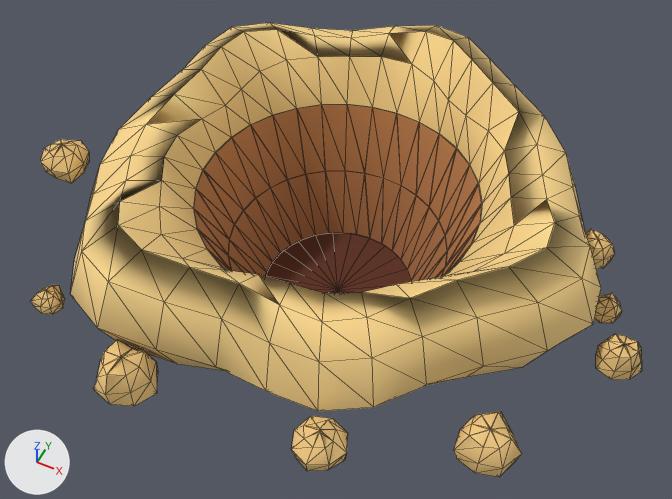
Before and after pictures for a commit that changed the glTF model models/cen_tarhut_buraco_0.glb.
Rendered twice from a 50 mm lens placed at (1.27, -2.56, 2.97), pointed at (0.05, -0.11, -0.09). The axes (+X, +Y, +Z) are drawn at lower left. The lights are the same throughout. The first picture is the older version. Mesh edges are drawn as thin lines. Vertices at exactly the same position are counted once.

Names of what the first picture shows: 'buraco'.
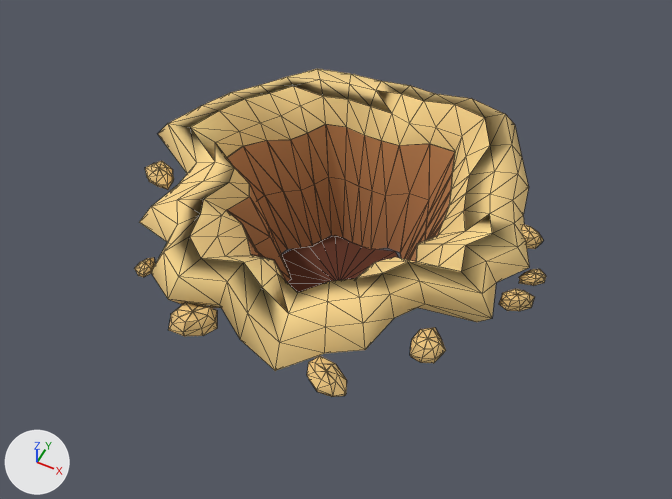
Changed parts and their boxes [x1, y1, x2, y2] in the pictures (672 x 499 px; the box of a moved part takes in the faces that stretch with it):
'buraco', reshaped (33% narrower, 28% shorter)
    before: [31, 23, 642, 477]
    after: [134, 69, 546, 397]
part 1 of me_buraco, moved or reshaped
    before: [31, 285, 65, 314]
    after: [134, 258, 155, 277]
part 2 of me_buraco, moved or reshaped
    before: [586, 229, 615, 269]
    after: [522, 224, 543, 249]
part 3 of me_buraco, moved or reshaped
    before: [292, 416, 348, 471]
    after: [307, 356, 347, 397]
part 4 of me_buraco, moved or reshaped
    before: [596, 334, 642, 380]
    after: [499, 289, 535, 311]
part 5 of me_buraco, moved or reshaped
    before: [94, 339, 158, 406]
    after: [168, 302, 217, 336]
part 6 of me_buraco, moved or reshaped
    before: [40, 23, 621, 477]
    after: [139, 69, 546, 371]

Diff of the bpy script that builds the scene:
```diff
--- a/models/cen_tarhut_buraco_0.glb.py
+++ b/models/cen_tarhut_buraco_0.glb.py
@@ me_buraco @@
 # used by ob_buraco; location = (0.0, 0.0, 0.0)
-me_buraco.from_pydata(...)  # 697 vertices, 1176 faces; spans x -1.37..1.41, y -1.26..1.16, z -0.52..0.46
+me_buraco.from_pydata(...)  # 697 vertices, 1176 faces; spans x -0.97..0.94, y -0.87..0.87, z -0.52..0.21
+# me_buraco part 1: the loose piece of 41 vertices spanning x -0.87..-0.75, y -1.03..-0.9, z 0.01..0.1 is scaled about its middle by (0.575, 0.813, 0.45), then moved by (0.24, 0.33, -0.03)
+# me_buraco part 2: the loose piece of 41 vertices spanning x 0.99..1.16, y 0.18..0.34, z 0.01..0.11 is scaled about its middle by (0.787, 0.717, 0.45), then moved by (-0.28, -0.03, -0.03)
+# me_buraco part 3: the loose piece of 41 vertices spanning x 0.36..0.57, y -1.18..-0.97, z 0.0..0.15 is multiplied about its middle by the matrix ((0.915, 0.061, -0.01), (-0.302, 0.645, 0.009), (0.0, 0.0, 0.45)), then moved by (-0.11, 0.27, -0.04)
+# me_buraco part 4: the loose piece of 41 vertices spanning x 1.23..1.41, y -0.32..-0.14, z 0.01..0.13 is multiplied about its middle by the matrix ((0.699, 0.25, -0.011), (-0.004, 0.635, -0.002), (0.0, 0.0, 0.45)), then moved by (-0.45, 0.11, -0.04)
+# me_buraco part 5: the loose piece of 41 vertices spanning x -0.44..-0.2, y -1.26..-1.0, z 0.0..0.16 is multiplied about its middle by the matrix ((0.791, -0.024, 0.008), (0.201, 0.656, 0.011), (0.0, 0.0, 0.455)), then moved by (0.08, 0.35, -0.04)
+# me_buraco part 6: 492 of 697 vertices moved; they spanned x -1.37..1.26, y -1.09..1.16, z -0.52..0.46 and now span x -0.97..0.94, y -0.86..0.87, z -0.52..0.21; mean shift (-0.03, 0.08, -0.06); largest move (1.08, -0.89, 0.07) -> (0.69, -0.54, 0.03)
 me_buraco.materials.append(mat_toon)
```
